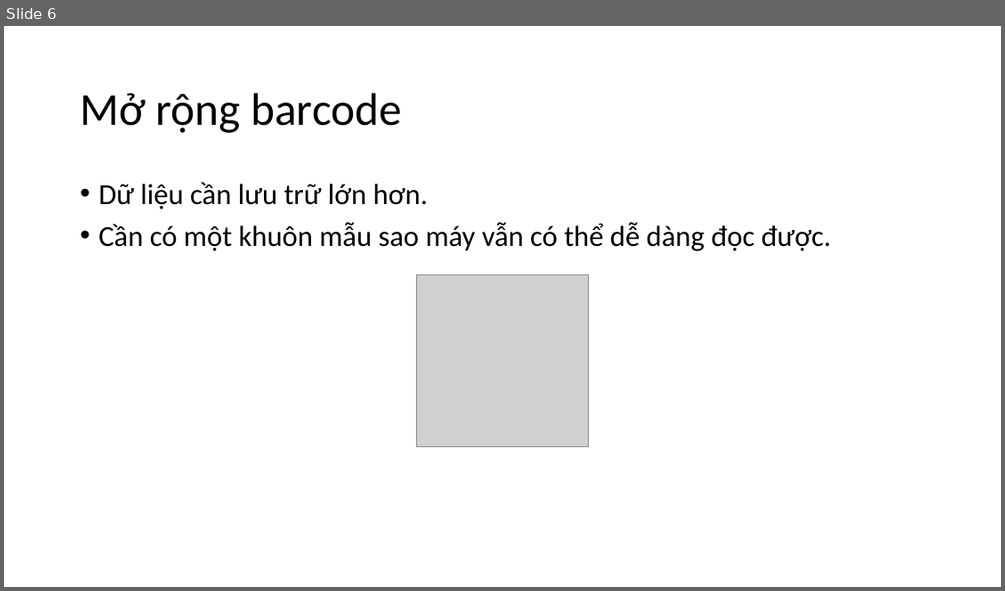
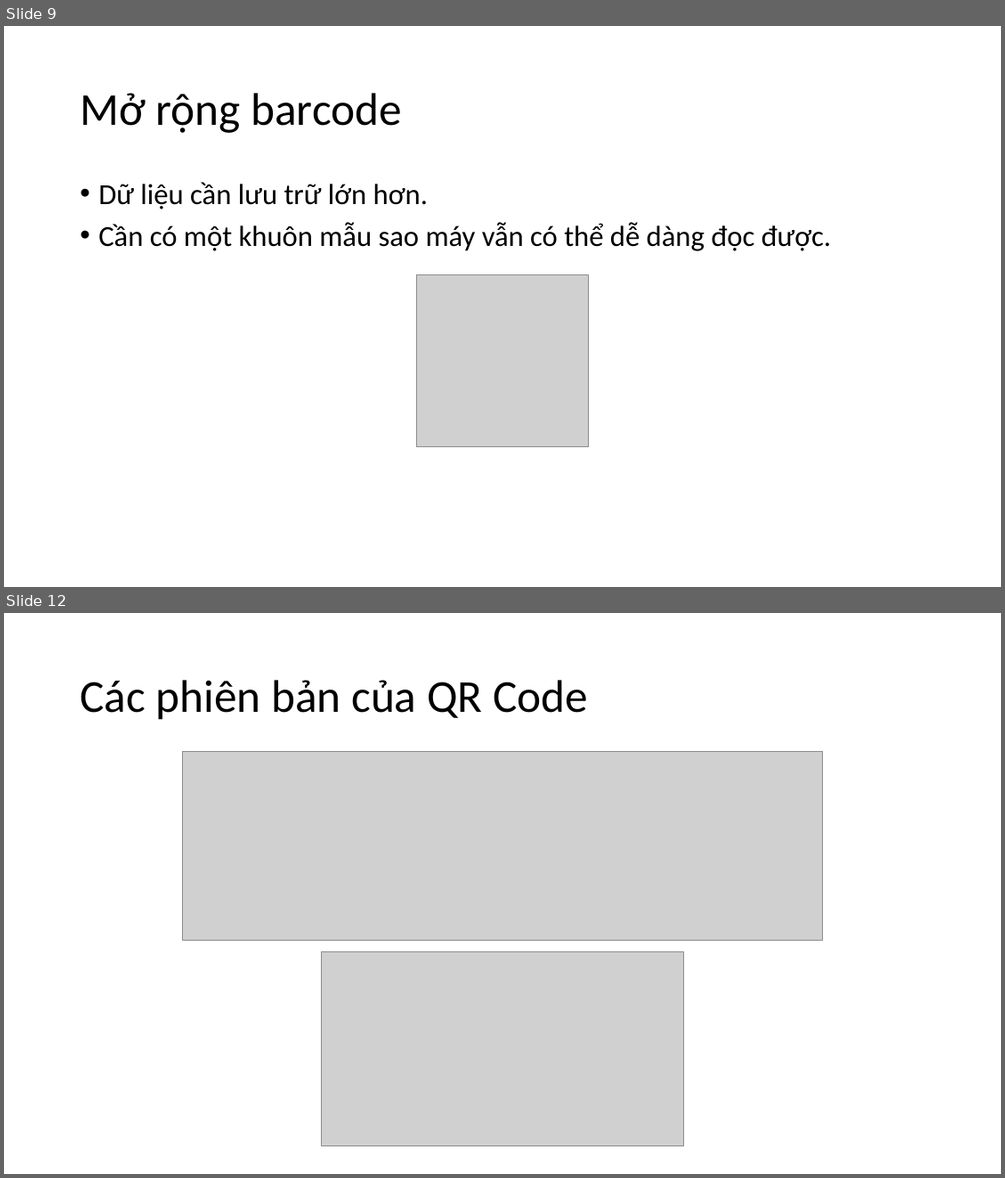
Before and after one commit to nguyenduyhanlam/Information_Security, a slide deck: QR code.pptx. Shown one above the other, each under a label of ours: slide 6 before the commit, slides 9 and 12 after it; the slides between them are not shown. The pictures are 1005x591 and 1005x1178 pixels, drawn with LibreOffice and Linux fonts; fonts in the diff are those of the drawing; grey boxes stand for pictures. Boxes give left, top, right and bottom in pixels: in the first picture for what was removed or moved away, otherwise in the second. Text is boxed around its words. In the diff, an @@ line names an element or a change of style, - is before the commit and + after.

```diff
--- a/QR code.pptx
+++ b/QR code.pptx
@@ slide 12 added at <box>4,613,1001,1174</box>, background #FFFFFF @@
@@ title added at <box>80,680,588,720</box>, 44 pt, text #000000 @@
+Các phiên bản của QR Code
@@ picture added at <box>183,751,822,941</box> @@
@@ picture added at <box>322,952,684,1146</box> @@
@@ what was slide 6 is now slide 9 @@
```
Also in this commit, not shown: 2 slides changed, 6 other slides added, 2 other files.
